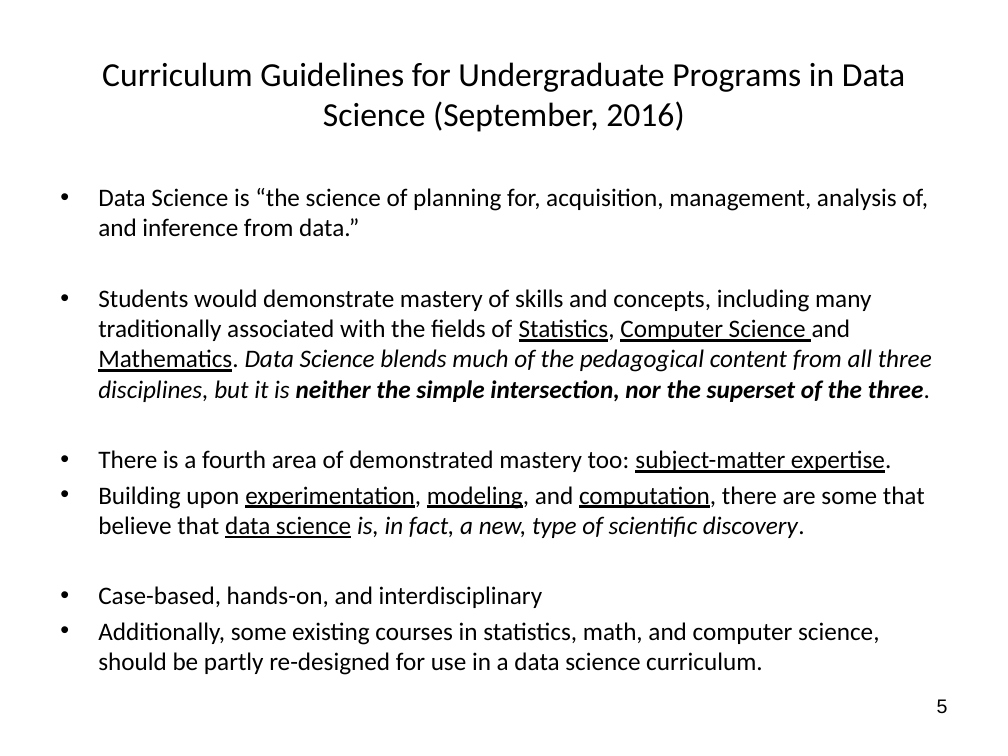
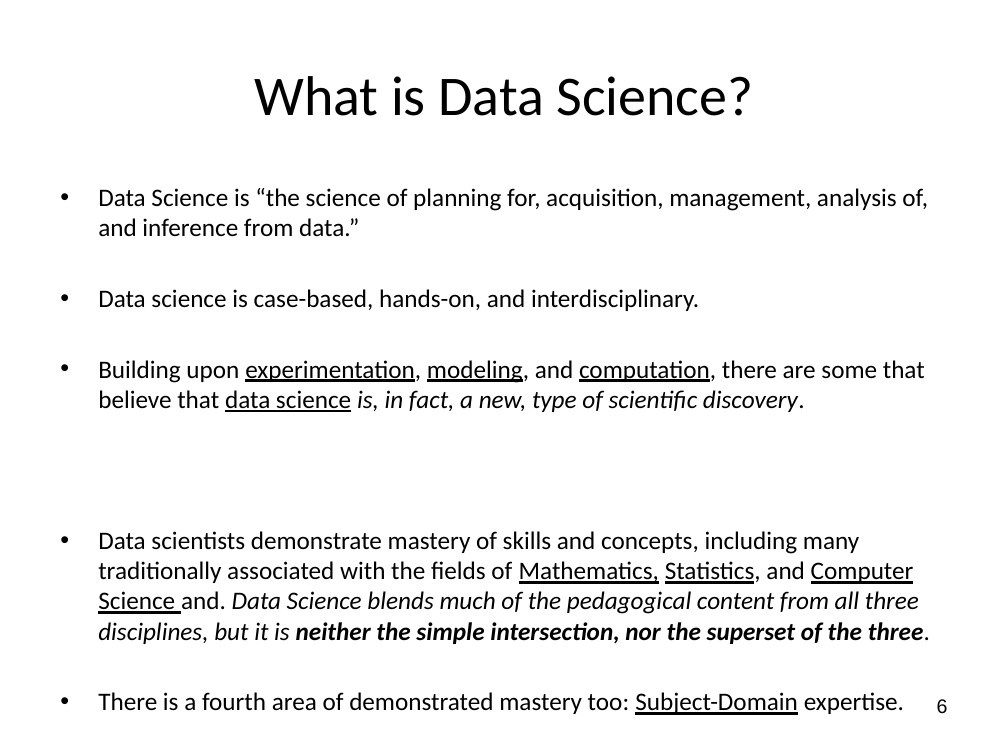
Before and after one commit to wsphd/datajam2018, a slide deck: slide 6 of dj2018.pptx (slide 5 before the commit). Drawn at 1008x756 pixels with LibreOffice and Linux fonts; fonts in the diff are those of the drawing. Boxes give left, top, right and bottom in pixels: in the first picture for what was removed or moved away, otherwise in the second. Text is boxed around its words. In the diff, an @@ line names an element or a change of style, - is before the commit and + after.

Commit message:
update

```diff
--- a/dj2018.pptx
+++ b/dj2018.pptx
@@ title at (254, 76, 753, 116): text changed; size 24 to 40 pt @@
-Curriculum Guidelines for Undergraduate Programs in Data Science (September, 2016)
+What is Data Science?
@@ text at (98, 289, 699, 311): text changed @@
-• Students would demonstrate mastery of skills and concepts, including many traditionally associated with the fields of Statistics, Computer Science and Mathematics. Data Science blends much of the pedagogical content from all three disciplines, but it is neither the simple intersection, nor the superset of the three.
-• There is a fourth area of demonstrated mastery too: subject-matter expertise.
+• Data science is case-based, hands-on, and interdisciplinary.
@@ text at (98, 531, 931, 715): text changed @@
-• Case-based, hands-on, and interdisciplinary
-• Additionally, some existing courses in statistics, math, and computer science, should be partly re-designed for use in a data science curriculum.
+• Data scientists demonstrate mastery of skills and concepts, including many traditionally associated with the fields of Mathematics, Statistics, and Computer Science and. Data Science blends much of the pedagogical content from all three disciplines, but it is neither the simple intersection, nor the superset of the three.
+• There is a fourth area of demonstrated mastery too: Subject-Domain expertise.
@@ page number at (937, 699, 948, 714): text changed @@
-5
+6
```
Also in this commit, not shown: 1 other slide changed, 1 slide added, 2 slides removed.
